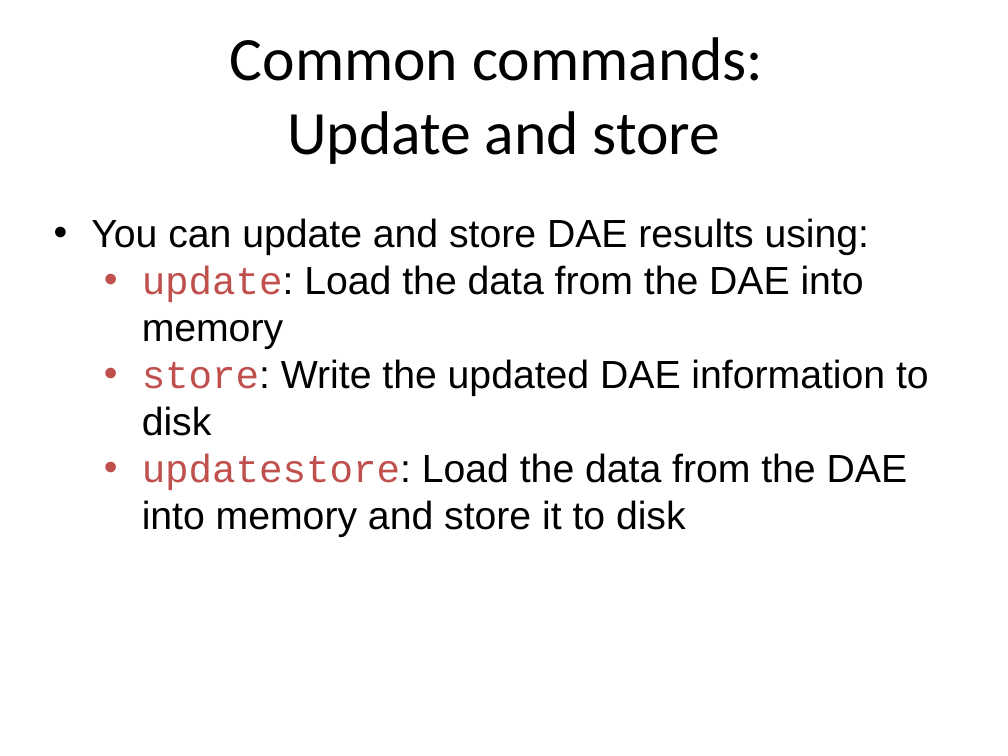
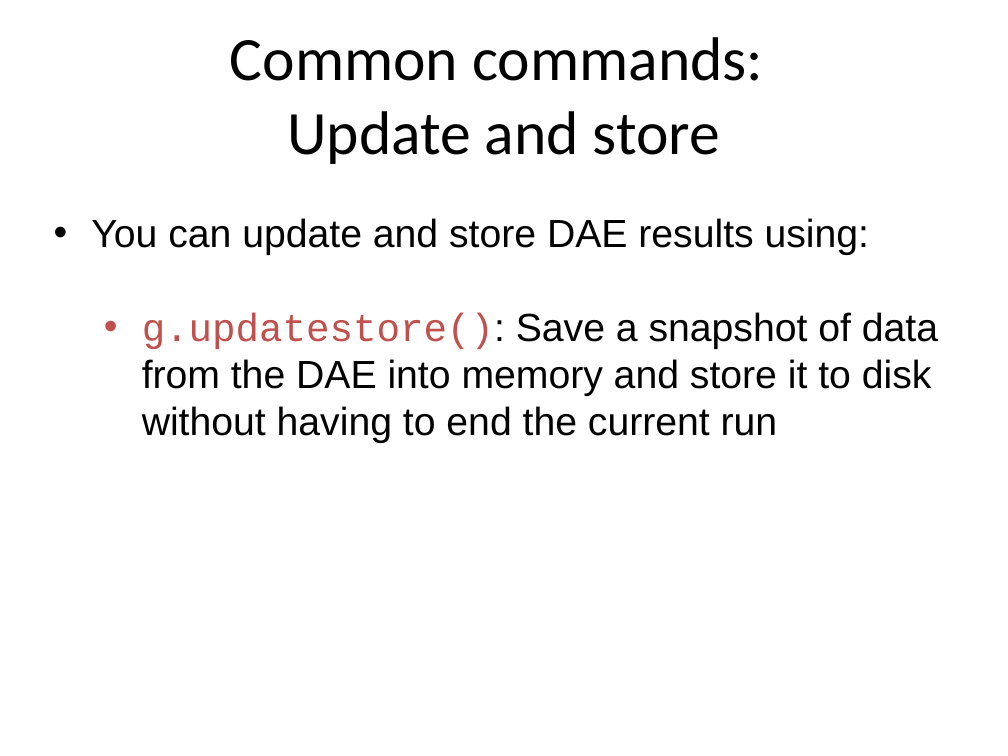
Before and after one commit to ISISComputingGroup/ibex_user_manual, a slide deck: slide 10 of genie_python_and_ibex/genie_python_and_ibex.pptx. Drawn at 1008x756 pixels with LibreOffice and Linux fonts; fonts in the diff are those of the drawing; background and template pictures are left out. Boxes give left, top, right and bottom in pixels: in the first picture for what was removed or moved away, otherwise in the second. Text is boxed around its words. In the diff, an @@ line names an element or a change of style, - is before the commit and + after.

```diff
--- a/genie_python_and_ibex/genie_python_and_ibex.pptx
+++ b/genie_python_and_ibex/genie_python_and_ibex.pptx
@@ text at <box>142,312,938,443</box>: text changed @@
-  • update: Load the data from the DAE into memory
-  • store: Write the updated DAE information to disk
-  • updatestore: Load the data from the DAE into memory and store it to disk
+  • g.updatestore(): Save a snapshot of data from the DAE into memory and store it to disk without having to end the current run
```
Also in this commit, not shown: 14 other slides changed, 3 slides added, 1 slide removed.
